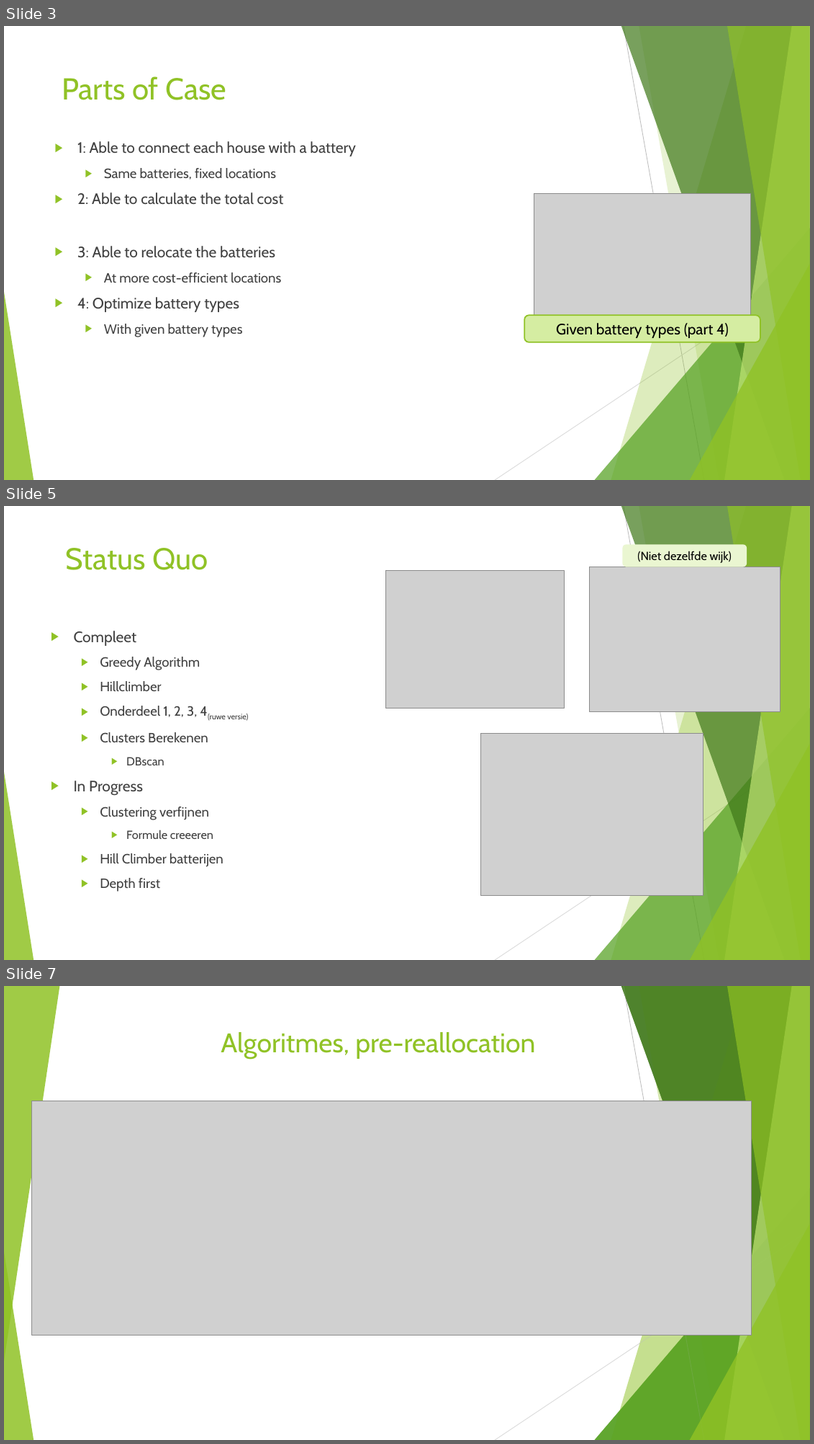
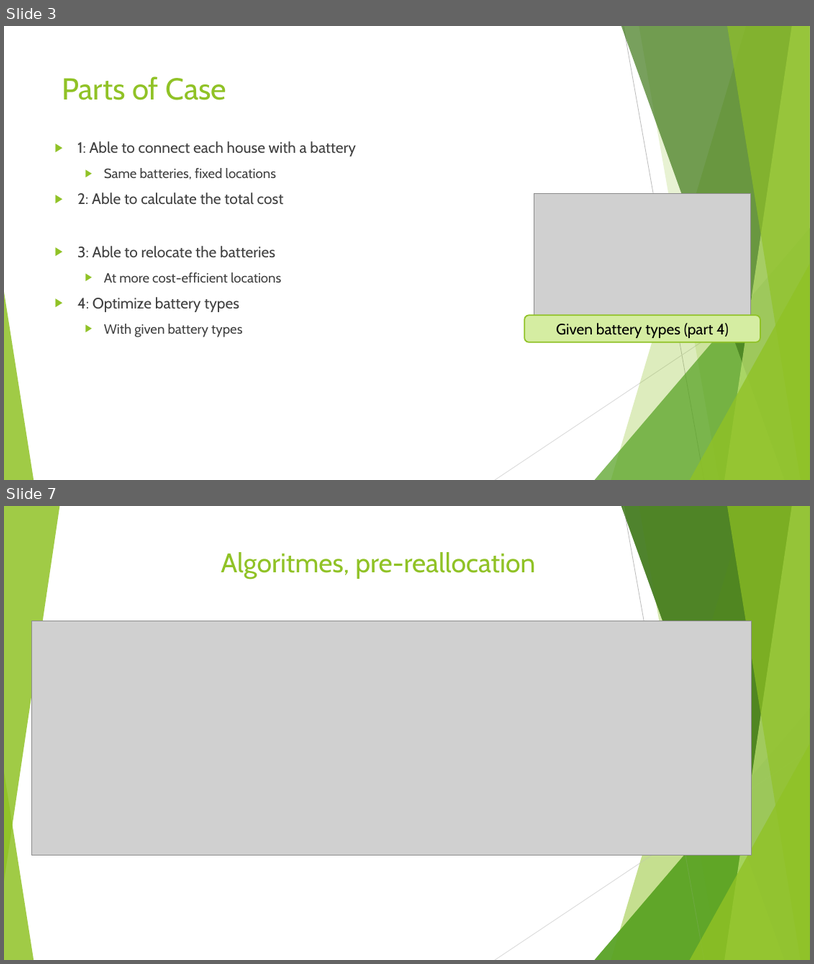
Before and after one commit to JSMR-heuristics/JSMR, a slide deck: results/pres_figures/EndPres.pptx. Shown one above the other, each under a label of ours: slides 3, 5 and 7 before the commit, slides 3 and 7 after it; the slides between them are not shown. The pictures are 814x1444 and 814x964 pixels, drawn with LibreOffice and Linux fonts; fonts in the diff are those of the drawing; grey boxes stand for pictures. Boxes give left, top, right and bottom in pixels: in the first picture for what was removed or moved away, otherwise in the second. Text is boxed around its words. In the diff, an @@ line names an element or a change of style, - is before the commit and + after.

```diff
--- a/results/pres_figures/EndPres.pptx
+++ b/results/pres_figures/EndPres.pptx
@@ slide 5 removed at (4,506,810,960), background #FFFFFF; not listed: 10 template elements that a slide beside it also shows @@
@@ title removed at (65,548,208,570) @@
-Status Quo
@@ rounded rectangle removed at (623,545,748,567) @@
-(Niet dezelfde wijk)
@@ picture removed at (590,567,781,712) @@
@@ picture removed at (386,571,565,708) @@
@@ text removed at (74,631,248,891) @@
-▶ Compleet
-  ▶ Greedy Algorithm
-  ▶ Hillclimber
-  ▶ Onderdeel 1, 2, 3, 4(ruwe versie)
-  ▶ Clusters Berekenen
-    ▶ DBscan
-▶ In Progress
-  ▶ Clustering verfijnen
-    ▶ Formule creeeren
-  ▶ Hill Climber batterijen
-  ▶ Depth first
@@ picture removed at (481,733,704,895) @@
```
Also in this commit, not shown: 2 slides changed, 2 slides added, 1 other slide removed, 3 other files.
